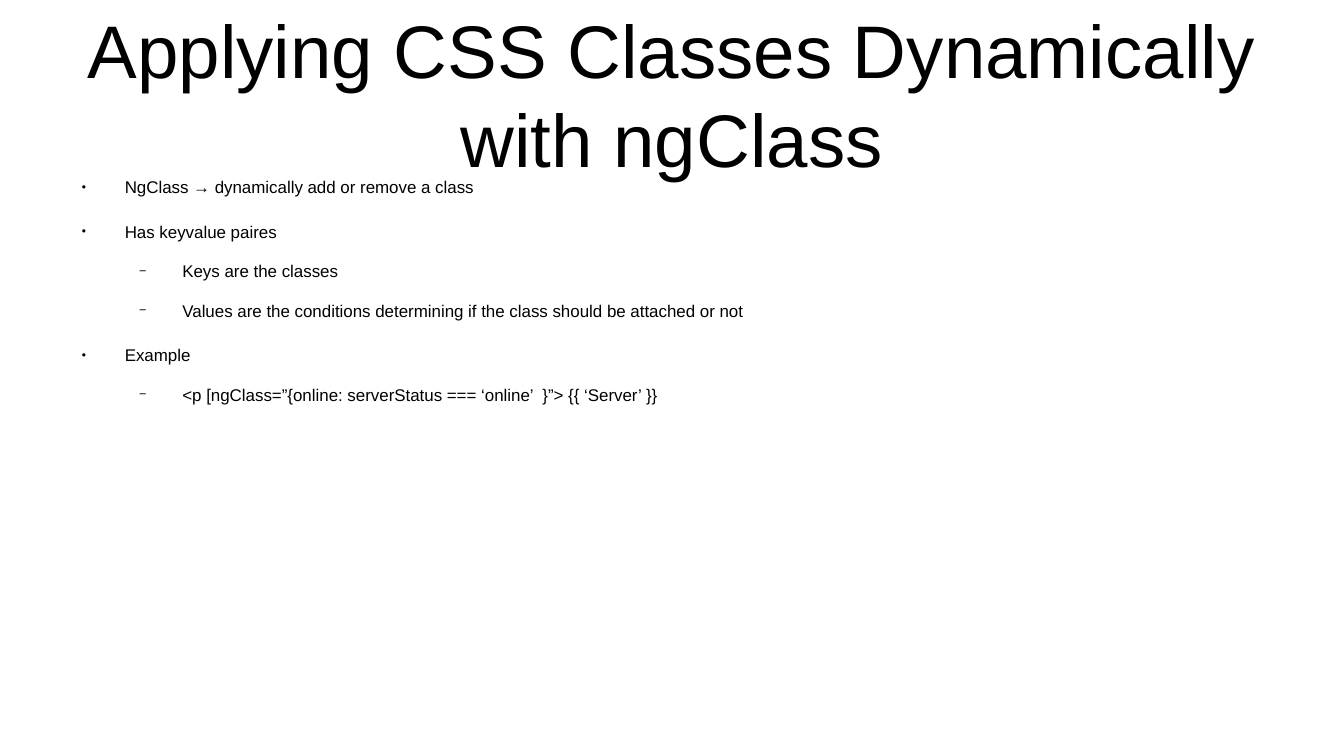
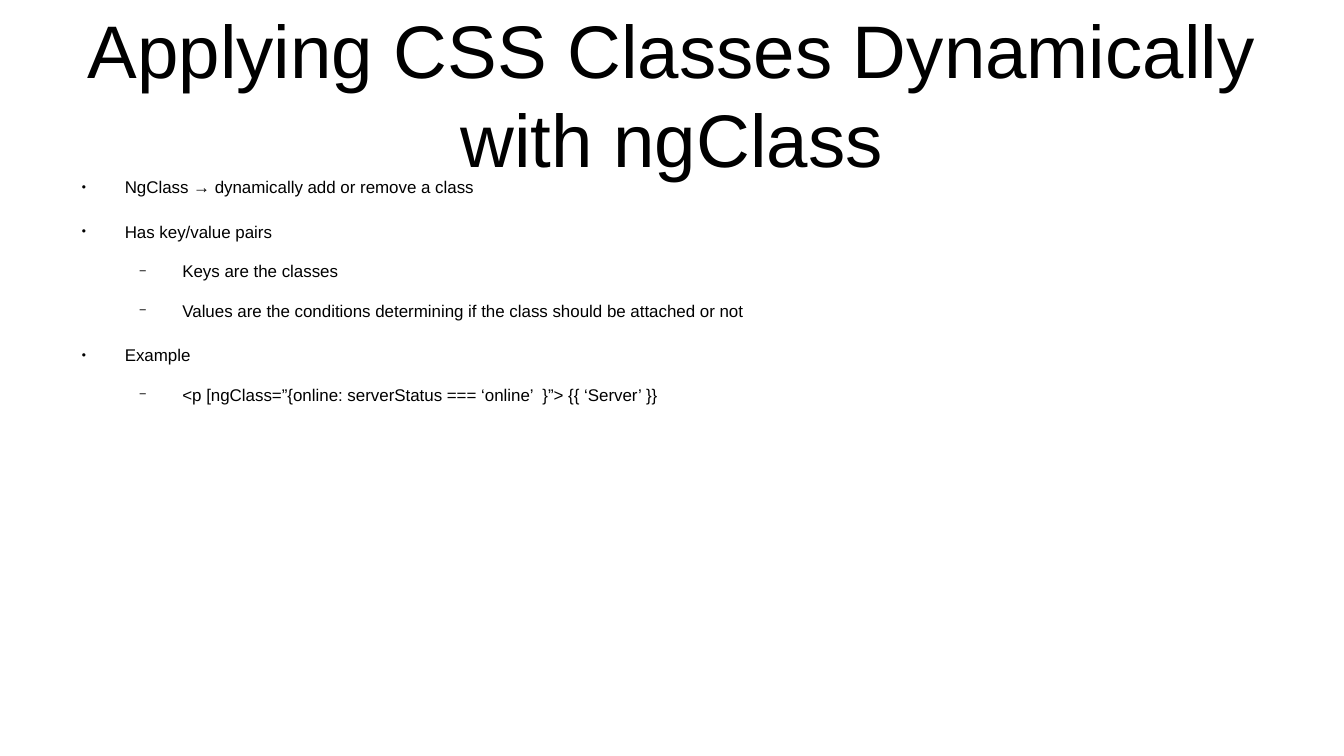
Before and after one commit to CharlesStockman/notesFromCourses, a slide deck: slide 32 of javascript/frameworks/angular/Angular 6 ( formerly Angular 2) -- The Complete Guide.odp. Drawn at 1344x756 pixels with LibreOffice and Linux fonts; fonts in the diff are those of the drawing. Boxes give left, top, right and bottom in pixels: in the first picture for what was removed or moved away, otherwise in the second. Text is boxed around its words. In the diff, an @@ line names an element or a change of style, - is before the commit and + after.

```diff
--- a/javascript/frameworks/angular/Angular 6 ( formerly Angular 2) -- The Complete Guide.odp
+++ b/javascript/frameworks/angular/Angular 6 ( formerly Angular 2) -- The Complete Guide.odp
@@ text at (125, 225, 272, 242): text changed @@
-● Has keyvalue paires
+● Has key/value pairs
```
Also in this commit, not shown: 7 other slides changed, 13 slides added, 55 other files.
